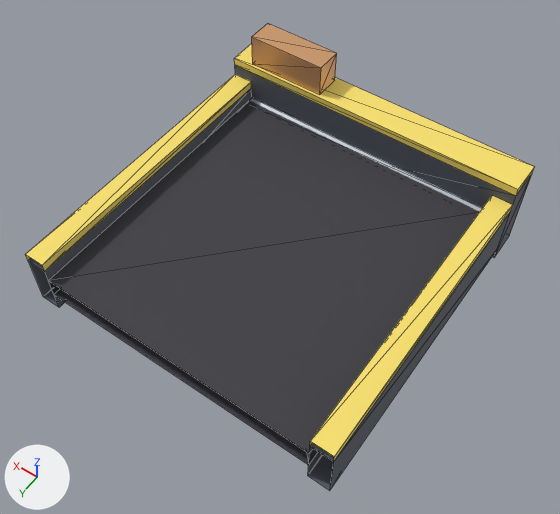
A saved change to the glTF model arte/modelos/logistica/esteira/esteira_inicio/esteira_inicio.glb.
Rendered twice from a 50 mm lens placed at (-0.757, 1.109, 1.752), pointed at (-0.024, 0.083, 0.139). Lighting does not change. The marker at lower left points along +X, +Y and +Z. The first picture is the older version. Mesh edges are drawn as thin lines. Vertices at exactly the same position are counted once.

Objects in the first picture: 'esteira_inicio'.
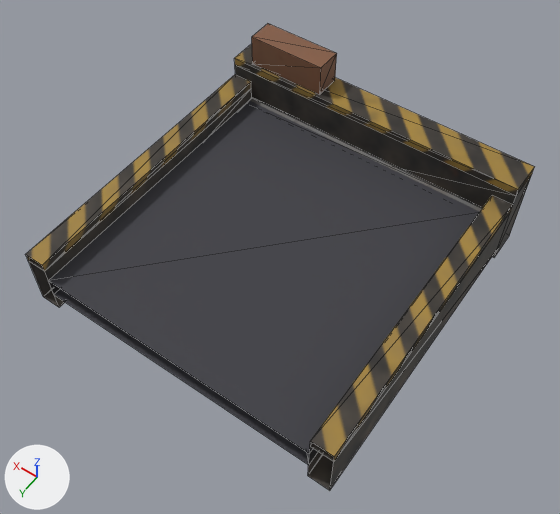
Patch to the scene script:
```diff
--- a/arte/modelos/logistica/esteira/esteira_inicio/esteira_inicio.glb.py
+++ b/arte/modelos/logistica/esteira/esteira_inicio/esteira_inicio.glb.py
@@ img_esteira_inicio_tex @@
+img_esteira_inicio_tex = load_image('esteira_inicio_tex', '_unpacked/esteira_inicio_tex', 512, 512, 'sRGB')
@@ mat_esteira_inicio_tex @@
+mat_esteira_inicio_tex = principled_material('esteira_inicio_Tex')
+mat_esteira_inicio_tex.texture = img_esteira_inicio_tex
+mat_esteira_inicio_tex.metallic = 0.15
+mat_esteira_inicio_tex.roughness = 0.7
@@ me_esteira_inicio_corpo @@
 me_esteira_inicio_corpo.from_pydata(...)  # 76 vertices, 110 faces; spans x -0.46..0.46, y -0.46..0.5, z 0.0..0.38
 # used by ob_esteira_inicio; location = (0.0, 0.0, 0.0)
+# me_esteira_inicio_corpo part 1: all 28 faces that had it switch from mat_p_escuro (dark grey #595d69) to mat_esteira_inicio_tex (picture img_esteira_inicio_tex)
+# me_esteira_inicio_corpo part 2: all 40 faces that had it switch from mat_p_metal (light grey #adb5bf) to mat_esteira_inicio_tex (picture img_esteira_inicio_tex)
+# me_esteira_inicio_corpo part 3: all 12 faces that had it switch from mat_p_cobre (beige #e5ad7c) to mat_esteira_inicio_tex (picture img_esteira_inicio_tex)
+# me_esteira_inicio_corpo part 4: all 22 faces that had it switch from mat_p_faixa (yellow #f9e16c) to mat_esteira_inicio_tex (picture img_esteira_inicio_tex)
+# me_esteira_inicio_corpo part 5: texture (UV) coordinates of 110 of 110 faces, centred in x -0.46..0.46, y -0.46..0.213, z 0.0..0.38, changed; they spanned u 0.0..1.0, v 0.0..0.86 and now span u 0.0..1.0, v 0.0..1.0
 me_esteira_inicio_corpo.materials.append(mat_p_esteira)
```

What differs and where, as boxes [x1, y1, x2, y2] in the pictures (560 x 514 px):
'esteira_inicio', recoloured, surface changed (darker): [25, 24, 534, 490] in both
part 1 of me_esteira_inicio_corpo, recoloured: [28, 65, 532, 490] in both
part 2 of me_esteira_inicio_corpo, recoloured: [249, 97, 482, 211] in both
part 3 of me_esteira_inicio_corpo, recoloured (beige to brown): [252, 24, 337, 95] in both
part 4 of me_esteira_inicio_corpo, recoloured: [25, 44, 534, 460] in both
part 5 of me_esteira_inicio_corpo, surface changed (darker): [25, 24, 534, 490] in both
